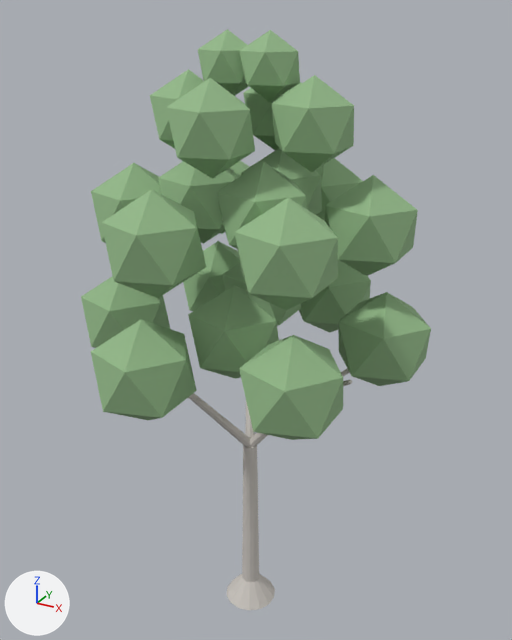
An edit to the glTF model ClientWeb/src/assets/models/nature/street_tree.glb, drawn before and after from the same camera.
One viewpoint serves both versions: a 50 mm camera at (0.458, -0.814, 0.92) aimed at (-0.003, 0.024, 0.501). The lights are fixed; the arrows at lower left show +X, +Y and +Z. The older version comes first.

Names of what the first picture shows: 'StreetTree_Bark', 'StreetTree_Leaf'.
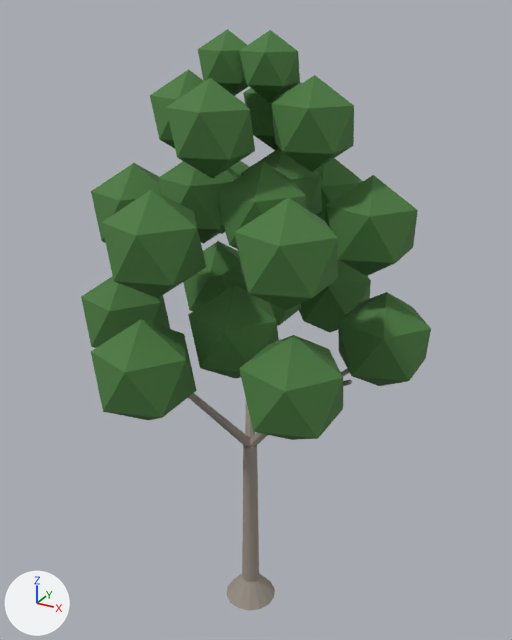
Boxes [x1, y1, x2, y2] around the edits, measured in the pictures (512 x 640 px):
'StreetTree_Leaf', recoloured (green to dark green): [81, 29, 431, 440] in both
'StreetTree_Bark', recoloured: [188, 368, 352, 610] in both

The change, as a diff of the scene's bpy script:
```diff
--- a/ClientWeb/src/assets/models/nature/street_tree.glb.py
+++ b/ClientWeb/src/assets/models/nature/street_tree.glb.py
@@ mat_streettree_bark_mat @@
 mat_streettree_bark_mat = principled_material('StreetTree_Bark_Mat')
-mat_streettree_bark_mat.base_color = (0.604, 0.569, 0.529)  # light grey #ccc7c0
+mat_streettree_bark_mat.base_color = (0.323, 0.283, 0.242)  # grey #9a9187
 mat_streettree_bark_mat.roughness = 0.92
@@ mat_streettree_leaf_mat @@
 mat_streettree_leaf_mat = principled_material('StreetTree_Leaf_Mat')
-mat_streettree_leaf_mat.base_color = (0.29, 0.478, 0.247)  # green #93b888
+mat_streettree_leaf_mat.base_color = (0.0685, 0.195, 0.0497)  # dark green #4a7a3f
 mat_streettree_leaf_mat.roughness = 0.85
```
